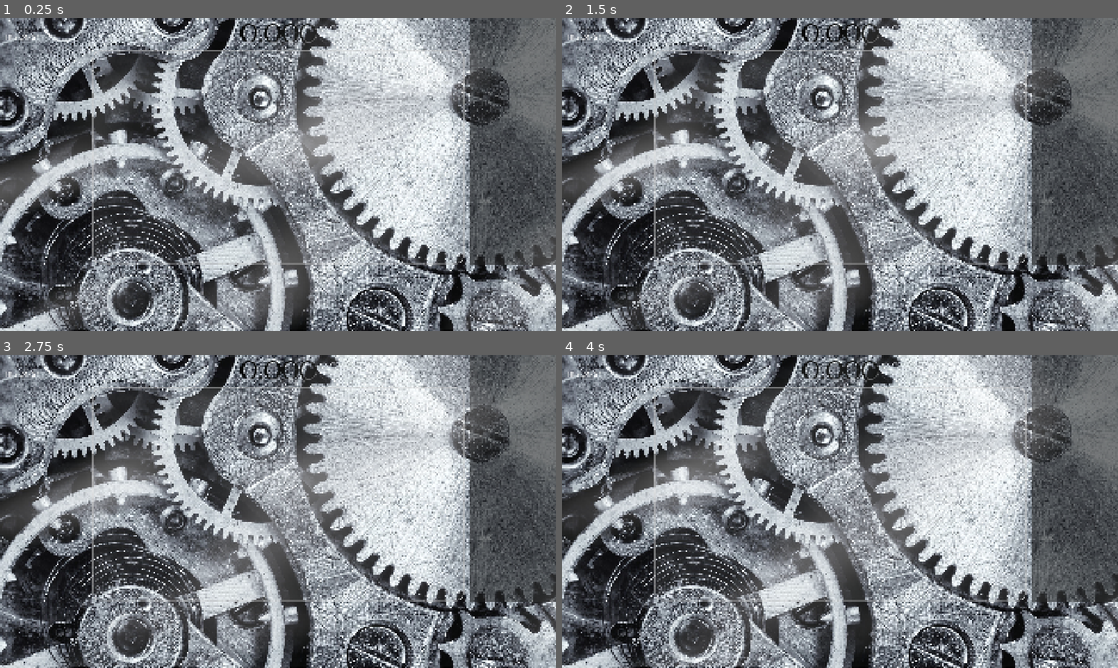
Above: before the commit, frames 1-4 (two rows, left to right).
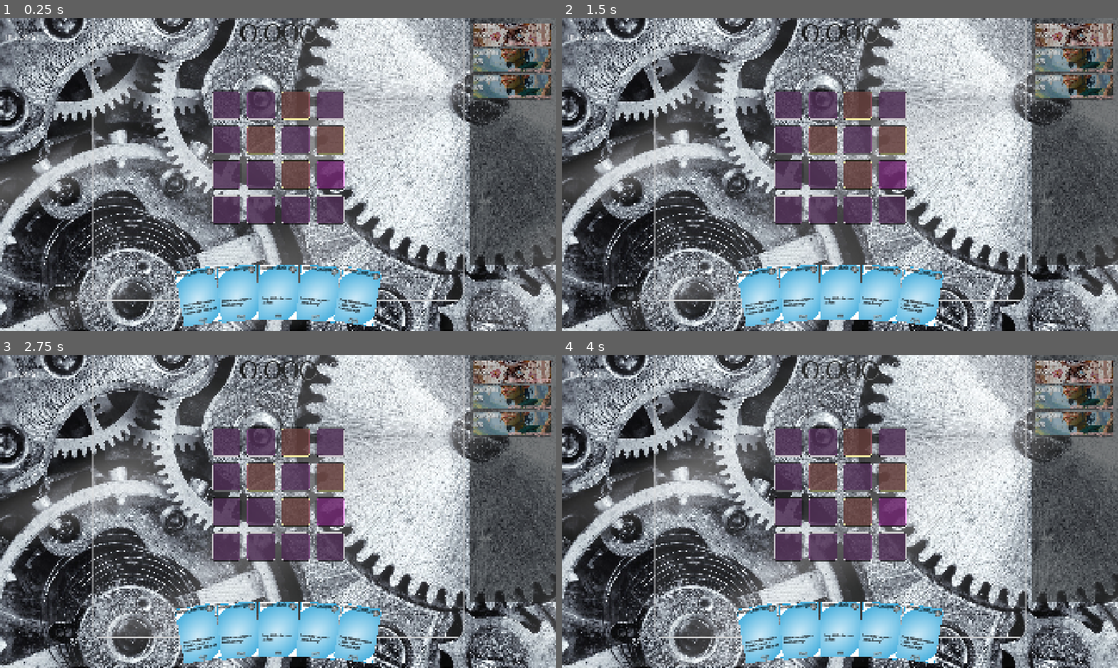
Above: after the commit, the same moments.

Repository: rosswolf/Tourbillon
Game: Godot game, scene res://src/scenes/game.tscn
The game is run twice, just before and just after one commit, with the same random seed, the same clock (stepped at 60 frames per second) and the same inputs. Sound files missing from this copy of the repository are replaced by a short silence.
Inputs (mouse positions are in pixels of both pictures, inside the frame that each line leads up to):
- Up to frame 1 (0.25 s): no input
- Up to frame 2 (1.5 s): click (789, 105) at 0.52 s; click (823, 105) at 1.27 s
- Up to frame 3 (2.75 s): click (294, 442) at 2.02 s
- Up to frame 4 (4 s): click (890, 442) at 2.77 s; click (789, 477) at 3.52 s

The runs differ from the first frame. In frame 1, 17% of the frame differs, in the area x 16-100%, y 0-99%; in frame 2, 17%; in frame 3, 17%; in frame 4, 17%.
Error before the commit: Parse Error: Too many arguments for "new()" call. Expected at most 0 but received 3. (res://src/scenes/core/global_game_manager.gd:460)

Commit message:
fix: Use DamageFactory.create() for deck exhaustion damage
- Fix parse error from incorrect DamagePacket constructor usage
- Use DamageFactory.create() which properly initializes damage packets
- Deck exhaustion now correctly deals 1 damage to hero

Diff:
--- a/elastic-app/app/src/scenes/core/battle/gremlin_manager.gd
+++ b/elastic-app/app/src/scenes/core/battle/gremlin_manager.gd
@@ -149,7 +149,10 @@
 ## Reset for new combat
 func reset() -> void:
 	for i in range(gremlin_slots.size()):
-		if gremlin_slots[i]:
+		if gremlin_slots[i] and is_instance_valid(gremlin_slots[i]):
+			# Disconnect signal if connected
+			if gremlin_slots[i].defeated.is_connected(_on_gremlin_defeated):
+				gremlin_slots[i].defeated.disconnect(_on_gremlin_defeated)
 			gremlin_slots[i].queue_free()
 			gremlin_slots[i] = null
 	active_gremlin_count = 0
@@ -177,7 +180,20 @@
 
 ## Internal: Handle gremlin defeat
 func _on_gremlin_defeated(gremlin: Gremlin) -> void:
+	# Validate gremlin is valid
+	if not is_instance_valid(gremlin):
+		return
+
 	var slot = gremlin.slot_index
+
+	# Ensure slot is valid
+	if slot < 0 or slot >= gremlin_slots.size():
+		return
+
+	# Disconnect signal if connected
+	if gremlin.defeated.is_connected(_on_gremlin_defeated):
+		gremlin.defeated.disconnect(_on_gremlin_defeated)
+
 	gremlin_slots[slot] = null
 	active_gremlin_count -= 1
 
--- a/elastic-app/app/src/scenes/core/effects/simple_effect_processor.gd
+++ b/elastic-app/app/src/scenes/core/effects/simple_effect_processor.gd
@@ -316,14 +316,14 @@
 	var gremlins: Array[Node] = GlobalGameManager.get_active_gremlins()
 	if not gremlins.is_empty():
 		var target = gremlins[0]
-		if target.has_method("receive_damage"):
+		if target and is_instance_valid(target) and target.has_method("receive_damage"):
 			var packet = DamageFactory.create_basic(int(amount))
 			target.receive_damage(packet)
 
 static func _handle_damage_all(amount: float) -> void:
 	var gremlins: Array[Node] = GlobalGameManager.get_active_gremlins()
 	for gremlin in gremlins:
-		if gremlin.has_method("receive_damage"):
+		if gremlin and is_instance_valid(gremlin) and gremlin.has_method("receive_damage"):
 			var packet = DamageFactory.create_basic(int(amount))
 			gremlin.receive_damage(packet)
 
@@ -331,7 +331,7 @@
 	var gremlins: Array[Node] = GlobalGameManager.get_active_gremlins()
 	if not gremlins.is_empty():
 		var target = gremlins.pick_random()
-		if target.has_method("receive_damage"):
+		if target and is_instance_valid(target) and target.has_method("receive_damage"):
 			var packet = DamageFactory.create_basic(int(amount))
 			target.receive_damage(packet)
 
@@ -340,16 +340,16 @@
 	if gremlins.is_empty():
 		return
 
-	var weakest = gremlins[0]
+	var weakest = null
 	var min_hp: float = INF
 	for gremlin in gremlins:
-		if gremlin.has("current_hp"):
+		if gremlin and is_instance_valid(gremlin) and gremlin.has("current_hp"):
 			var hp: float = gremlin.current_hp
 			if hp < min_hp:
 				min_hp = hp
 				weakest = gremlin
 
-	if weakest and weakest.has_method("receive_damage"):
+	if weakest and is_instance_valid(weakest) and weakest.has_method("receive_damage"):
 		var packet = DamageFactory.create_basic(int(amount))
 		weakest.receive_damage(packet)
 
@@ -358,16 +358,16 @@
 	if gremlins.is_empty():
 		return
 
-	var strongest = gremlins[0]
+	var strongest = null
 	var max_hp: float = 0
 	for gremlin in gremlins:
-		if gremlin.has("current_hp"):
+		if gremlin and is_instance_valid(gremlin) and gremlin.has("current_hp"):
 			var hp: float = gremlin.current_hp
 			if hp > max_hp:
 				max_hp = hp
 				strongest = gremlin
 
-	if strongest and strongest.has_method("receive_damage"):
+	if strongest and is_instance_valid(strongest) and strongest.has_method("receive_damage"):
 		var packet = DamageFactory.create_basic(int(amount))
 		strongest.receive_damage(packet)
 
@@ -376,7 +376,7 @@
 	var gremlins: Array[Node] = GlobalGameManager.get_active_gremlins()
 	if not gremlins.is_empty():
 		var target = gremlins[-1]
-		if target.has_method("receive_damage"):
+		if target and is_instance_valid(target) and target.has_method("receive_damage"):
 			var packet = DamageFactory.create_basic(int(amount))
 			target.receive_damage(packet)
 
@@ -385,7 +385,7 @@
 	var gremlins: Array[Node] = GlobalGameManager.get_active_gremlins()
 	if not gremlins.is_empty():
 		var target = gremlins[0]
-		if target.has_method("apply_poison"):
+		if target and is_instance_valid(target) and target.has_method("apply_poison"):
 			target.apply_poison(amount)
 
 # Pierce damage handlers (ignores armor)
@@ -393,14 +393,14 @@
 	var gremlins: Array[Node] = GlobalGameManager.get_active_gremlins()
 	if not gremlins.is_empty():
 		var target = gremlins[0]
-		if target.has_method("receive_damage"):
+		if target and is_instance_valid(target) and target.has_method("receive_damage"):
 			var packet = DamageFactory.create(int(amount), ["pierce"])
 			target.receive_damage(packet)
 
 static func _handle_pierce_damage_all(amount: float) -> void:
 	var gremlins: Array[Node] = GlobalGameManager.get_active_gremlins()
 	for gremlin in gremlins:
-		if gremlin.has_method("receive_damage"):
+		if gremlin and is_instance_valid(gremlin) and gremlin.has_method("receive_damage"):
 			var packet = DamageFactory.create(int(amount), ["pierce"])
 			gremlin.receive_damage(packet)
 
@@ -408,19 +408,19 @@
 	var gremlins: Array[Node] = GlobalGameManager.get_active_gremlins()
 	if not gremlins.is_empty():
 		var target = gremlins.pick_random()
-		if target.has_method("receive_damage"):
+		if target and is_instance_valid(target) and target.has_method("receive_damage"):
 			var packet = DamageFactory.create(int(amount), ["pierce"])
 			target.receive_damage(packet)
 
 static func _handle_pierce_damage_weakest(amount: float) -> void:
 	var target = _find_weakest_gremlin()
-	if target and target.has_method("receive_damage"):
+	if target and is_instance_valid(target) and target.has_method("receive_damage"):
 		var packet = DamageFactory.create(int(amount), ["pierce"])
 		target.receive_damage(packet)
 
 static func _handle_pierce_damage_strongest(amount: float) -> void:
 	var target = _find_strongest_gremlin()
-	if target and target.has_method("receive_damage"):
+	if target and is_instance_valid(target) and target.has_method("receive_damage"):
 		var packet = DamageFactory.create(int(amount), ["pierce"])
 		target.receive_damage(packet)
 
@@ -529,10 +529,10 @@
 	if gremlins.is_empty():
 		return null
 
-	var weakest = gremlins[0]
+	var weakest = null
 	var min_hp: float = INF
 	for gremlin in gremlins:
-		if gremlin.has("current_hp"):
+		if gremlin and is_instance_valid(gremlin) and gremlin.has("current_hp"):
 			var hp: float = gremlin.current_hp
 			if hp < min_hp:
 				min_hp = hp
@@ -544,10 +544,10 @@
 	if gremlins.is_empty():
 		return null
 
-	var strongest = gremlins[0]
+	var strongest = null
 	var max_hp: float = 0
 	for gremlin in gremlins:
-		if gremlin.has("current_hp"):
+		if gremlin and is_instance_valid(gremlin) and gremlin.has("current_hp"):
 			var hp: float = gremlin.current_hp
 			if hp > max_hp:
 				max_hp = hp
--- a/elastic-app/app/src/scenes/core/global_game_manager.gd
+++ b/elastic-app/app/src/scenes/core/global_game_manager.gd
@@ -457,5 +457,5 @@
 	print("[DEBUG] Deck exhausted - dealing 1 damage to hero")
 	# Deal 1 damage to hero for trying to draw from empty deck
 	if hero:
-		var damage_packet = DamagePacket.new(1, null, "Deck Exhaustion")
+		var damage_packet = DamageFactory.create(1, [], "deck_exhaustion")
 		hero.receive_damage(damage_packet)
--- a/elastic-app/app/src/scenes/core/spawning/gremlin_spawn_controller.gd
+++ b/elastic-app/app/src/scenes/core/spawning/gremlin_spawn_controller.gd
@@ -144,6 +144,9 @@
 func clear_all_gremlins() -> void:
 	for gremlin in active_gremlins:
 		if is_instance_valid(gremlin):
+			# Disconnect signal if connected
+			if gremlin.defeated.is_connected(_on_gremlin_defeated):
+				gremlin.defeated.disconnect(_on_gremlin_defeated)
 			_unregister_gremlin(gremlin)
 			gremlin.queue_free()
 
@@ -267,7 +270,15 @@
 
 ## Handle gremlin defeated
 func _on_gremlin_defeated(gremlin: Gremlin) -> void:
+	# Validate gremlin is valid
+	if not is_instance_valid(gremlin):
+		return
+
 	print("Gremlin defeated: ", gremlin.gremlin_name)
+
+	# Disconnect signal if connected
+	if gremlin.defeated.is_connected(_on_gremlin_defeated):
+		gremlin.defeated.disconnect(_on_gremlin_defeated)
 
 	# Remove from active list
 	active_gremlins.erase(gremlin)
--- a/elastic-app/app/src/scenes/ui/gremlins/ui_gremlin_panel.gd
+++ b/elastic-app/app/src/scenes/ui/gremlins/ui_gremlin_panel.gd
@@ -49,7 +49,10 @@
 func __on_gremlin_defeated(gremlin_id: String) -> void:
 	if gremlin_id in active_gremlin_uis:
 		# The UI will handle its own removal animation
+		var ui = active_gremlin_uis[gremlin_id]
+		# Clear reference immediately to prevent double-processing
 		active_gremlin_uis.erase(gremlin_id)
+		# UI component handles its own fade-out and queue_free
 
 
 
